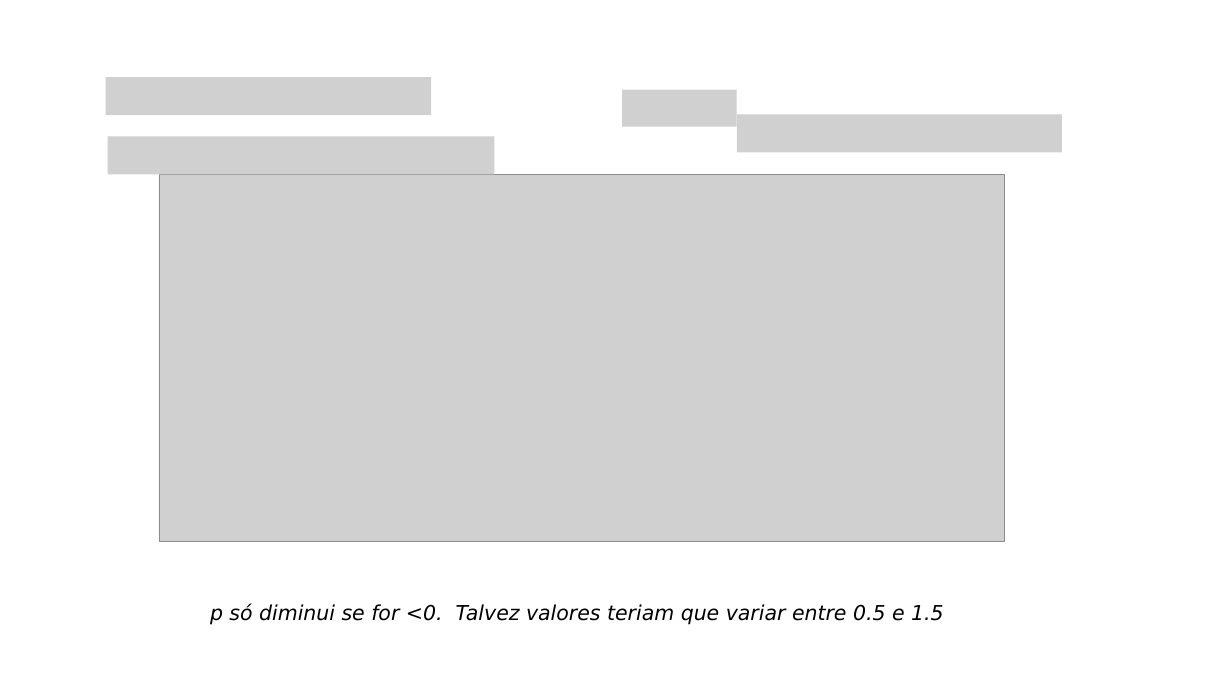
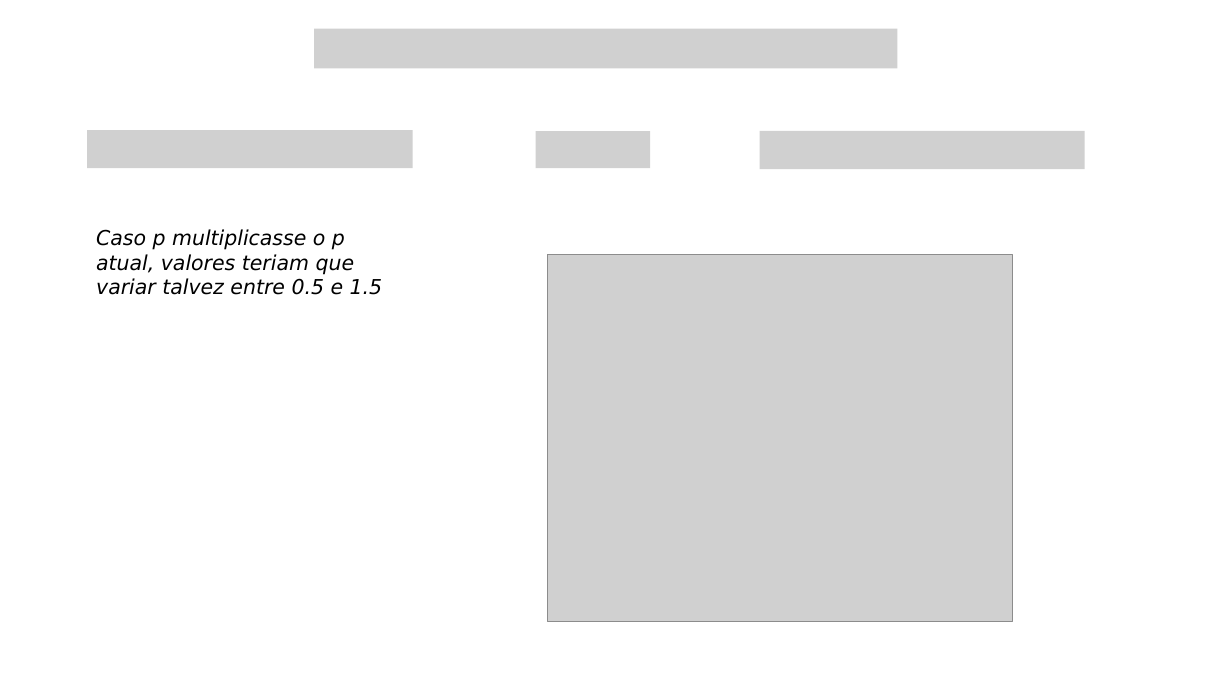
Before and after one commit to leobeckerdaluz/GEO_OptimizationAlgorithms, a slide deck: slide 1 of abordagems_autoadaptativas.pptx (slide 4 before the commit). Drawn at 1232x693 pixels with LibreOffice and Linux fonts; fonts in the diff are those of the drawing; grey boxes stand for pictures. Boxes give left, top, right and bottom in pixels: in the first picture for what was removed or moved away, otherwise in the second. Text is boxed around its words. In the diff, an @@ line names an element or a change of style, - is before the commit and + after.

```diff
--- a/abordagems_autoadaptativas.pptx
+++ b/abordagems_autoadaptativas.pptx
@@ picture added at (314, 29, 897, 68) @@
@@ picture: place and size @@
-picture at (105, 77, 431, 115)
+picture at (87, 130, 412, 168)
@@ picture removed at (108, 137, 495, 175) @@
@@ picture: place and size @@
-picture at (622, 90, 737, 127)
+picture at (536, 131, 651, 168)
@@ picture: place and size @@
-picture at (737, 115, 1062, 152)
+picture at (760, 131, 1085, 169)
@@ text at (96, 229, 383, 295): text changed @@
-p só diminui se for <0. Talvez valores teriam que variar entre 0.5 e 1.5
+Caso p multiplicasse o p atual, valores teriam que variar talvez entre 0.5 e 1.5
@@ picture: place and size @@
-picture at (160, 175, 1005, 542)
+picture at (548, 255, 1013, 622)
```
Also in this commit, not shown: 8 slides added, 4 slides removed, 17 other files.
